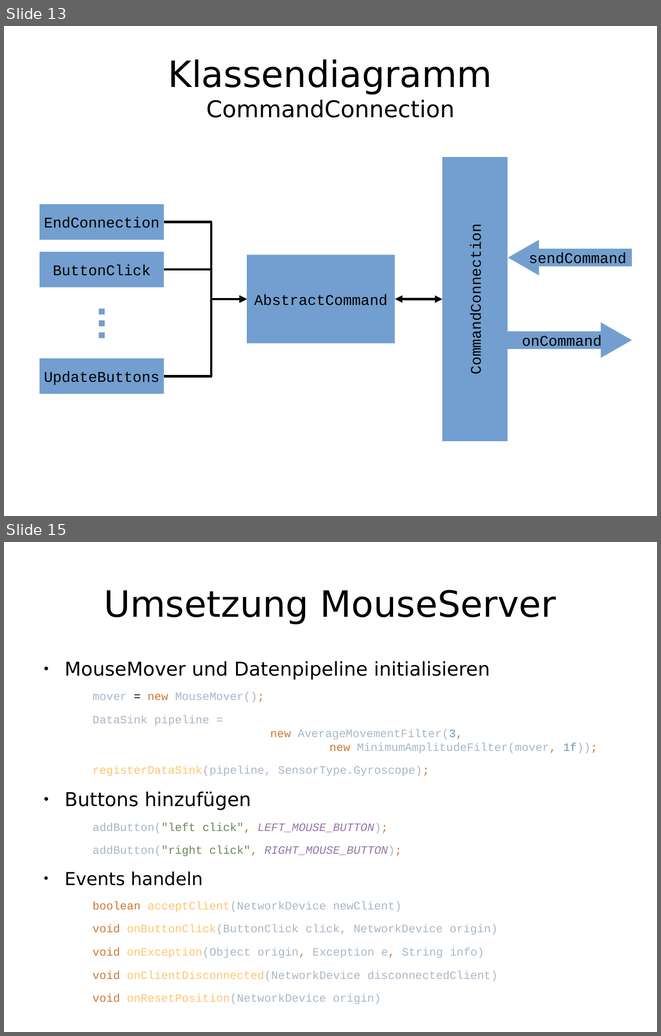
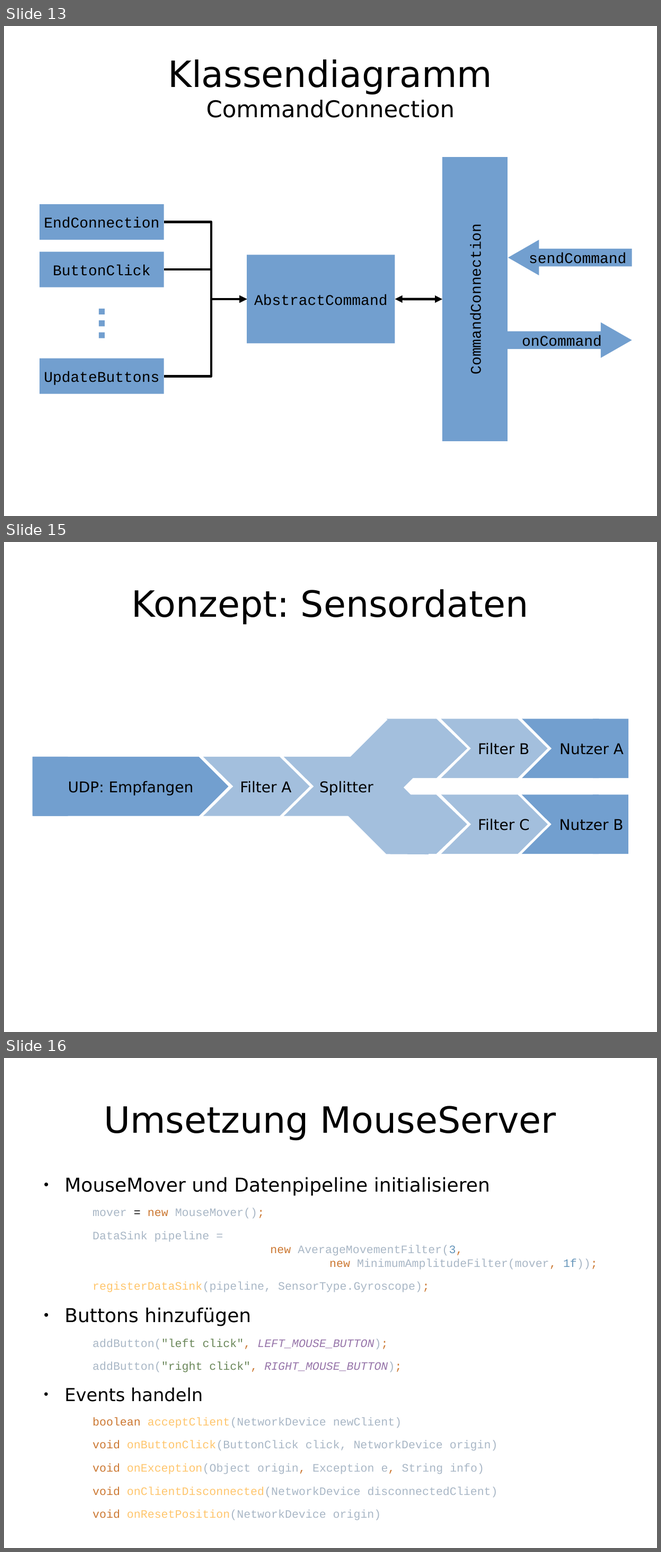
Before and after one commit to enra64/psychic-giggle, a slide deck: zwischenstand anfang dezember.odp. Shown one above the other, each under a label of ours: slides 13 and 15 before the commit, slides 13, 15 and 16 after it; the slides between them are not shown. The pictures are 661x1036 and 661x1552 pixels, drawn with LibreOffice and Linux fonts; fonts in the diff are those of the drawing. Boxes give left, top, right and bottom in pixels: in the first picture for what was removed or moved away, otherwise in the second. Text is boxed around its words. In the diff, an @@ line names an element or a change of style, - is before the commit and + after.

```diff
--- a/zwischenstand anfang dezember.odp
+++ b/zwischenstand anfang dezember.odp
@@ slide 15 added at [4,542,657,1032], background #FFFFFF @@
@@ title added at [132,589,529,625], 44 pt, text #000000 @@
+Konzept: Sensordaten
@@ freeform shape added at [334,698,451,815], fill #A3BFDD @@
@@ freeform shape added at [387,718,467,778], fill #A3BFDD @@
@@ freeform shape added at [441,718,548,778], fill #A3BFDD, 18 pt, text #000000 @@
+Filter B
@@ freeform shape added at [522,718,628,778], fill #729FCF, 18 pt, text #000000 @@
+Nutzer A
@@ rectangle added at [593,718,628,778], fill #729FCF @@
@@ rectangle added at [33,757,68,816], fill #729FCF @@
@@ freeform shape added at [33,757,229,816], fill #729FCF, 18 pt, text #000000 @@
+UDP: Empfangen
@@ freeform shape added at [203,757,310,816], fill #A3BFDD, 18 pt, text #000000 @@
+Filter A
@@ freeform shape added at [284,757,390,816], fill #A3BFDD, 18 pt, text #000000 @@
+Splitter
@@ freeform shape added at [332,758,450,875], fill #A3BFDD @@
@@ freeform shape added at [387,794,467,854], fill #A3BFDD @@
@@ freeform shape added at [441,794,548,854], fill #A3BFDD, 18 pt, text #000000 @@
+Filter C
@@ freeform shape added at [522,794,628,854], fill #729FCF, 18 pt, text #000000 @@
+Nutzer B
@@ rectangle added at [593,794,628,854], fill #729FCF @@
@@ what was slide 15 is now slide 16 @@
```
Also in this commit, not shown: 1 slide changed, 4 other files.
